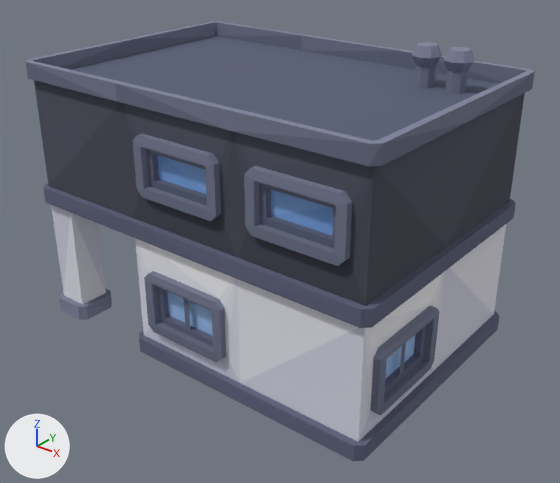
The glTF model client/public/models/batiments/house_p.glb: old version first, new version second.
The view is the same before and after, from a 50 mm lens placed at (1.419, -1.817, 1.372), pointed at (0.028, -0.079, 0.294). Lighting does not change. The marker at lower left points along +X, +Y and +Z. The first picture is the older version. Vertices at exactly the same position are counted once.

Script lines for the objects in view, before the commit:
```python
me_house_p = bpy.data.meshes.new('house_p')
me_house_p.from_pydata(...)  # 779 vertices, 1282 faces; spans x -0.62..0.62, y -0.495..0.495, z 0.0..0.918
me_house_p.materials.append(mat_material_0)
ob_house_p = bpy.data.objects.new('house_p', me_house_p)
ob_house_p.location = (0.0, 0.0, 0.0)
```
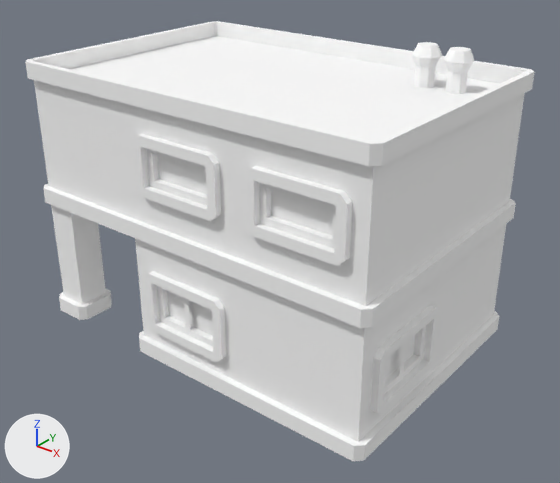
Where the change shows, as pixel boxes (x1, y1, x2, y2) in the pictures (560 x 483 px):
part 1 of me_house_p, recoloured (lighter): (25, 21, 535, 461) in both

Patch to the scene script:
```diff
--- a/client/public/models/batiments/house_p.glb.py
+++ b/client/public/models/batiments/house_p.glb.py
@@ me_house_p @@
 me_house_p.from_pydata(...)  # 779 vertices, 1282 faces; spans x -0.62..0.62, y -0.495..0.495, z 0.0..0.918
 # used by ob_house_p; location = (0.0, 0.0, 0.0)
+# me_house_p part 1: 1282 faces centred in x -0.62..0.62, y -0.495..0.495, z 0.0..0.918 are repainted in the vertex colours; the middle colour goes from greyish blue #6a7087 to white #ffffff
 me_house_p.materials.append(mat_material_0)
```
